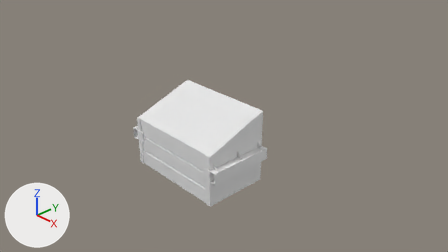
A saved change to the Blender file Assets/Models/Dumpster.blend.
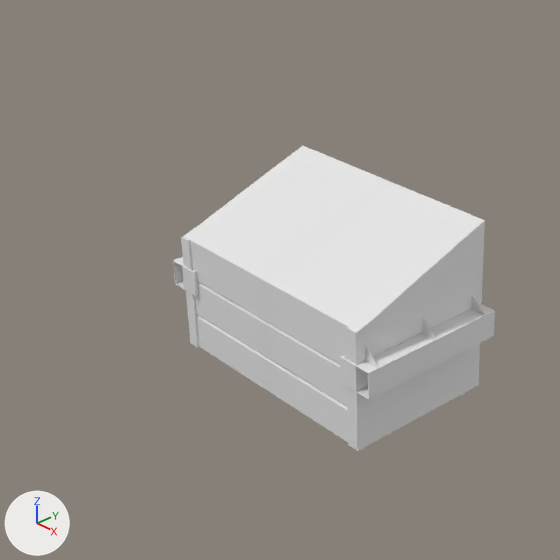
Each version is shown from the file's camera 'Camera', then close up on the part from 14% to 66% of the width and 8% to 100% of the height. The axes (+X, +Y, +Z) are drawn at lower left. The lights are the same throughout.
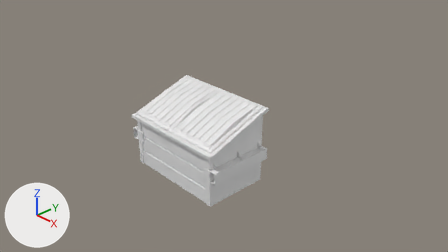
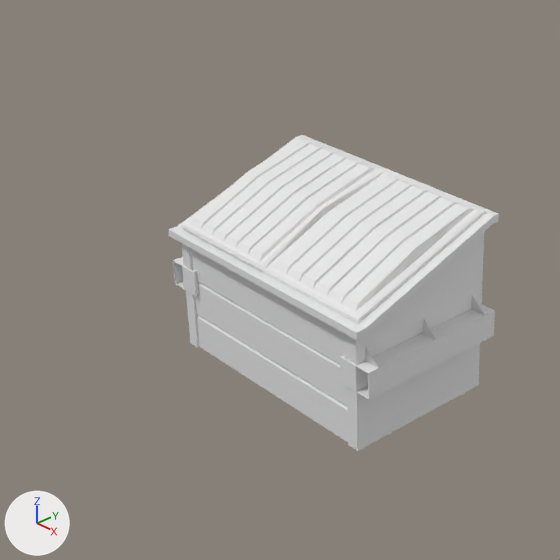
Commit message: Update to the dumpster

Location of each change, [x1, y1, x2, y2] in pixels of the close-ups (560 x 560 px):
'Cube', reshaped: before [173, 146, 495, 451]; after [168, 135, 499, 451]
part 1 of me_cube_001, added: after [168, 135, 499, 340]

The change in detail:
me_cube_001 is used by ob_cube; location (0.0, 0.0, 0.0); scale (1.54, 1.0, 1.05).
me_cube_001 had 960 vertices, 1024 faces and spanned x -0.91..0.91, y -1.04..0.5, z -0.71..1.0.
me_cube_001 now has 1184 vertices, 1232 faces and spans x -0.91..0.91, y -1.1..0.57, z -0.71..1.12.
Part 1, on me_cube_001:
84 vertices are added at x -0.81..0.81, y -1.01..0.5, z 0.57..1.12.
8 new vertices lie (0.0, -0.1, 0.0) away from vertices in x -0.81..0.81, y -1.0, z 0.5.
8 new vertices lie (0.06, 0.0, 0.0) away from vertices in x 0.81, y -1.1..0.5, z 0.5..1.0.
9 new vertices lie (0.0, 0.07, 0.0) away from vertices in x -0.81..0.87, y 0.5, z 1.0.
9 new vertices lie (-0.06, 0.0, 0.0) away from vertices in x -0.81, y -1.1..0.57, z 0.5..1.0.
12 new vertices lie (0.0, 0.0, 0.07) away from vertices in x -0.87..0.87, y -1.1..0.57, z 0.5..1.0.
30 new vertices lie (0.1, 0.0, 0.0) away from vertices in x -0.75..0.65, y -0.93..0.38, z 0.68..1.12.
10 new vertices lie (-0.01, 0.06, -0.01) away from vertices in x -0.75..0.65, y 0.37..0.38, z 1.11..1.12.
9 new vertices lie (0.01, -0.04, -0.05) away from vertices in x -0.65..0.75, y -0.93..-0.91, z 0.68..0.69.
5 new vertices lie (0.12, 0.0, 0.0) away from vertices in x -0.64..0.64, y -0.97..0.44, z 0.64..1.11.
6 new vertices lie (0.0, -0.7, -0.17) away from vertices in x 0.05..0.64, y 0.44, z 1.1.
13 new vertices lie (0.13, 0.0, 0.0) away from vertices in x -0.79..0.54, y -1.01..0.5, z 0.6..1.11.
9 new vertices lie (0.13, 0.0, 0.0) away from vertices in x -0.66..0.66, y -1.01..0.47, z 0.6..1.11.
6 new vertices lie (0.09, 0.0, 0.0) away from vertices in x -0.39..0.42, y -0.93..0.38, z 0.68..1.12.
6 new vertices lie (0.81, 0.0, 0.0) away from vertices in x -0.81..0.0, y -1.1..0.57, z 0.57..1.1.
208 new faces join them.
